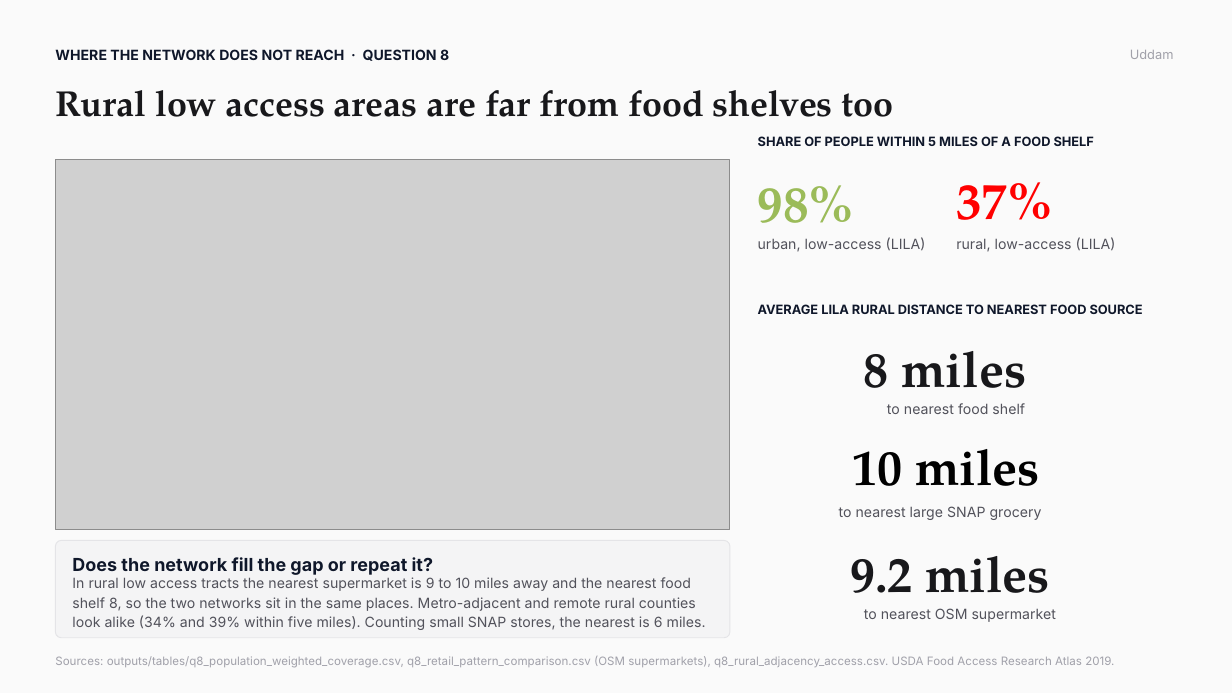
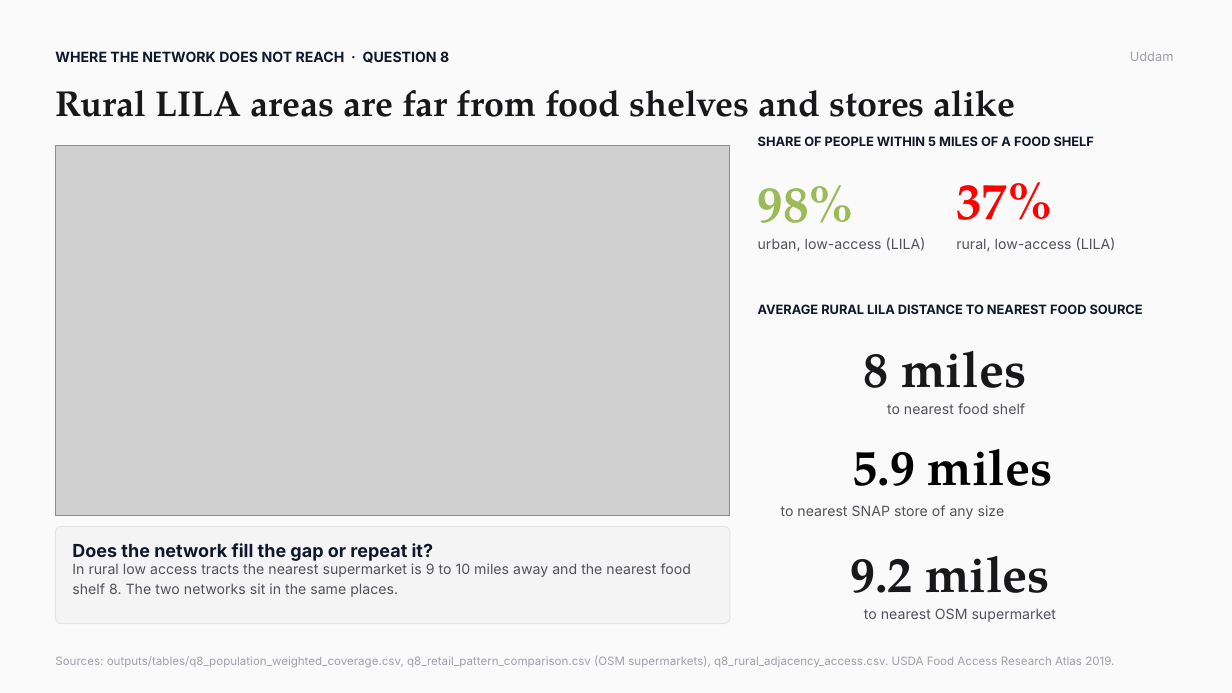
Before and after one commit to dhyan95/MinneMUDAC, a slide deck: slide 5 of docs/MinneMUDAC 2026_ Data Detectors.pptx. Drawn at 1232x693 pixels with LibreOffice and Linux fonts; fonts in the diff are those of the drawing; grey boxes stand for pictures. Boxes give left, top, right and bottom in pixels: in the first picture for what was removed or moved away, otherwise in the second. Text is boxed around its words. In the diff, an @@ line names an element or a change of style, - is before the commit and + after.

```diff
--- a/docs/MinneMUDAC 2026_ Data Detectors.pptx
+++ b/docs/MinneMUDAC 2026_ Data Detectors.pptx
@@ text "WHERE THE NETWORK DOES NOT ..." at <box>55,51,449,63</box>: line spacing 1 to 1.15 @@
@@ text "Uddam" at <box>1130,52,1174,61</box>: line spacing 1 to 1.15 @@
@@ text at <box>55,90,1015,117</box>: text changed @@
-Rural low access areas are far from food shelves too
+Rural LILA areas are far from food shelves and stores alike
@@ text at <box>758,304,1143,314</box>: text changed @@
-AVERAGE LILA RURAL DISTANCE TO NEAREST FOOD SOURCE
+AVERAGE RURAL LILA DISTANCE TO NEAREST FOOD SOURCE
@@ text at <box>853,449,1053,486</box>: text changed @@
-10 miles
+5.9 miles
@@ text at <box>781,505,1005,519</box>: text changed @@
-to nearest large SNAP grocery
+to nearest SNAP store of any size
@@ 1 picture, 1 text, 1 rounded rectangle: place and size @@
-1 picture, 1 text, 1 rounded rectangle at <box>55,160,730,638</box>
+1 picture, 1 text, 1 rounded rectangle at <box>55,146,730,624</box>
@@ text at <box>72,563,691,597</box>: text changed @@
-In rural low access tracts the nearest supermarket is 9 to 10 miles away and the nearest food shelf 8, so the two networks sit in the same places. Metro-adjacent and remote rural counties look alike (34% and 39% within five miles). Counting small SNAP stores, the nearest is 6 miles.
+In rural low access tracts the nearest supermarket is 9 to 10 miles away and the nearest food shelf 8. The two networks sit in the same places.
```
Also in this commit, not shown: 13 other slides changed, 2 slides removed, 6 other files.
